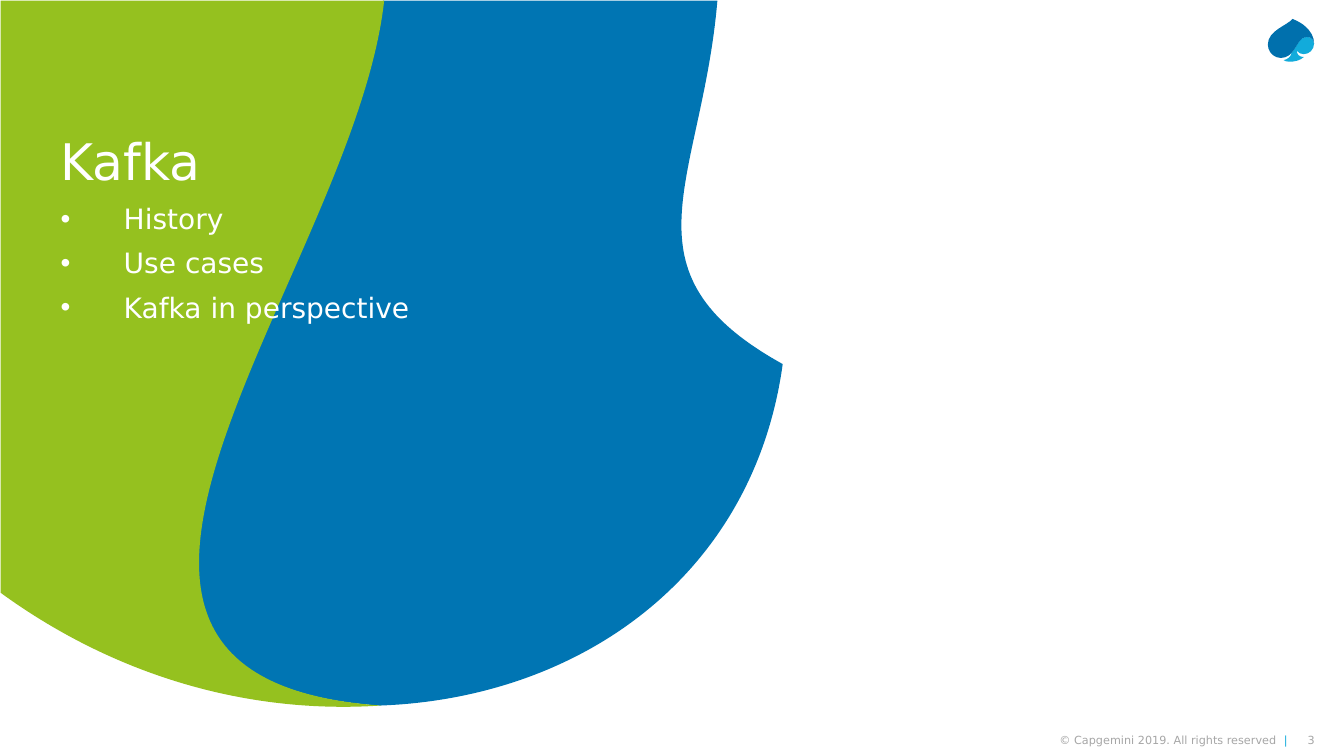
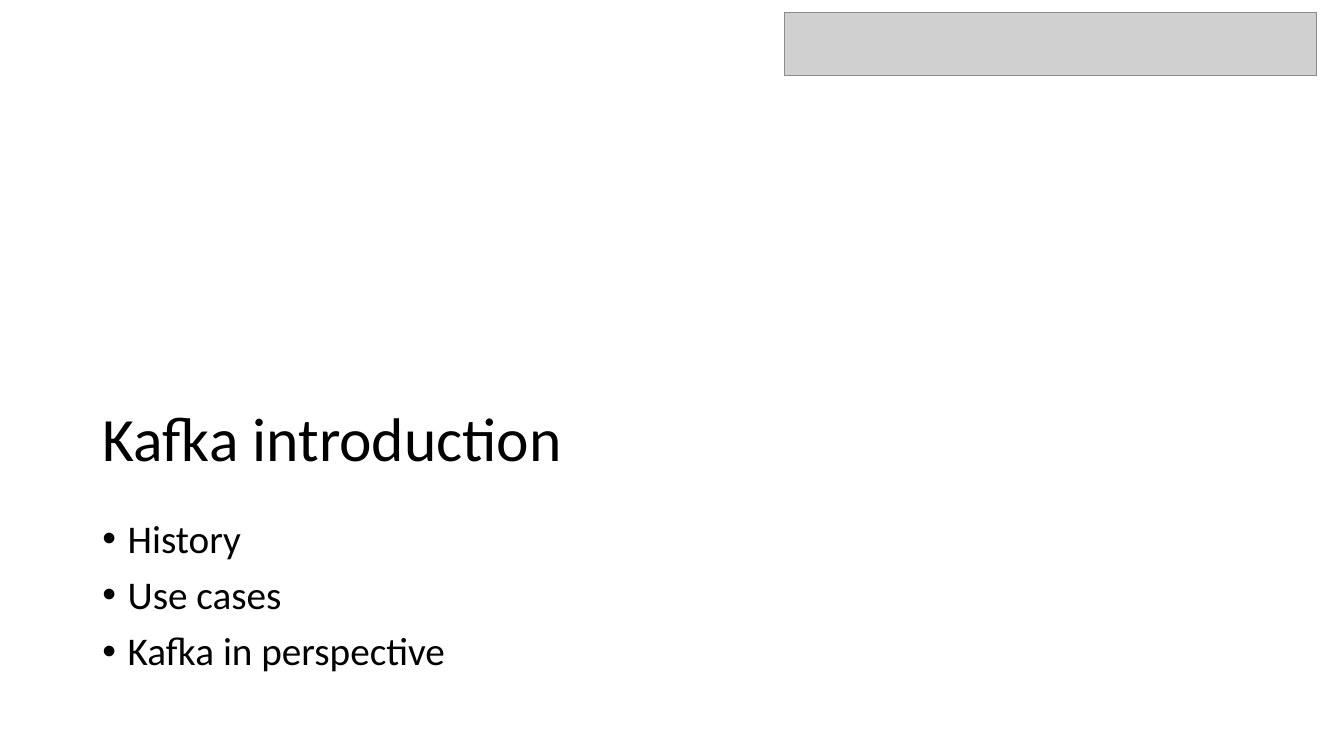
Before and after one commit to LarsMudde/kafka-wet, a slide deck: slide 3 of Kafka-WET.pptx. Drawn at 1344x756 pixels with LibreOffice and Linux fonts; fonts in the diff are those of the drawing; grey boxes stand for pictures. Boxes give left, top, right and bottom in pixels: in the first picture for what was removed or moved away, otherwise in the second. Text is boxed around its words. In the diff, an @@ line names an element or a change of style, - is before the commit and + after.

```diff
--- a/Kafka-WET.pptx
+++ b/Kafka-WET.pptx
@@ freeform shape removed at bbox=[0, 0, 384, 707] @@
@@ freeform shape removed at bbox=[197, 0, 782, 706] @@
@@ picture added at bbox=[784, 13, 1318, 77] @@
@@ freeform shape removed at bbox=[1268, 19, 1315, 58] @@
@@ freeform shape removed at bbox=[1284, 37, 1314, 63] @@
@@ text at bbox=[61, 141, 201, 181]: paragraph removed @@
-Kafka
@@ title added at bbox=[102, 417, 562, 462], 44 pt, text #000000 @@
+Kafka introduction
@@ text "History": place and size @@
-text "History" at bbox=[61, 141, 409, 324]
+text "History" at bbox=[128, 526, 445, 672]
@@ text "History" at bbox=[128, 526, 445, 672]: size 20 to 28 pt, font DejaVu Sans to Calibri, text colour #FFFFFF to #000000; indent changed @@
@@ text removed at bbox=[1074, 735, 1276, 746] @@
-© Capgemini 2019. All rights reserved |
@@ page number removed at bbox=[1308, 736, 1315, 744] @@
-3
```
Also in this commit, not shown: 6 other slides changed, 16 slides added, 3 slides removed, 1 other file.
